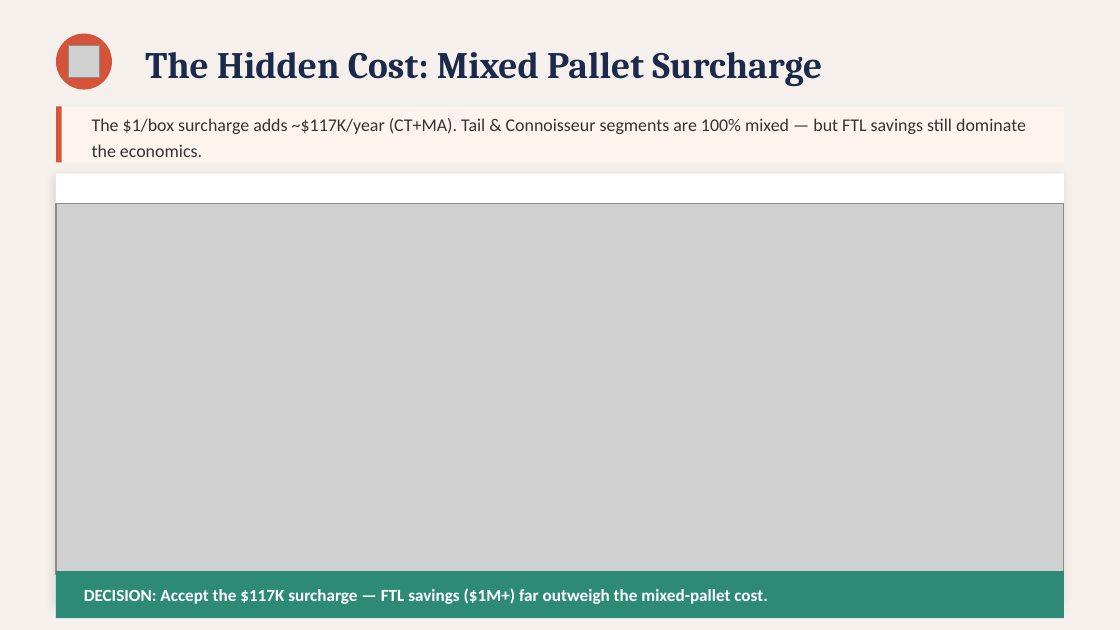
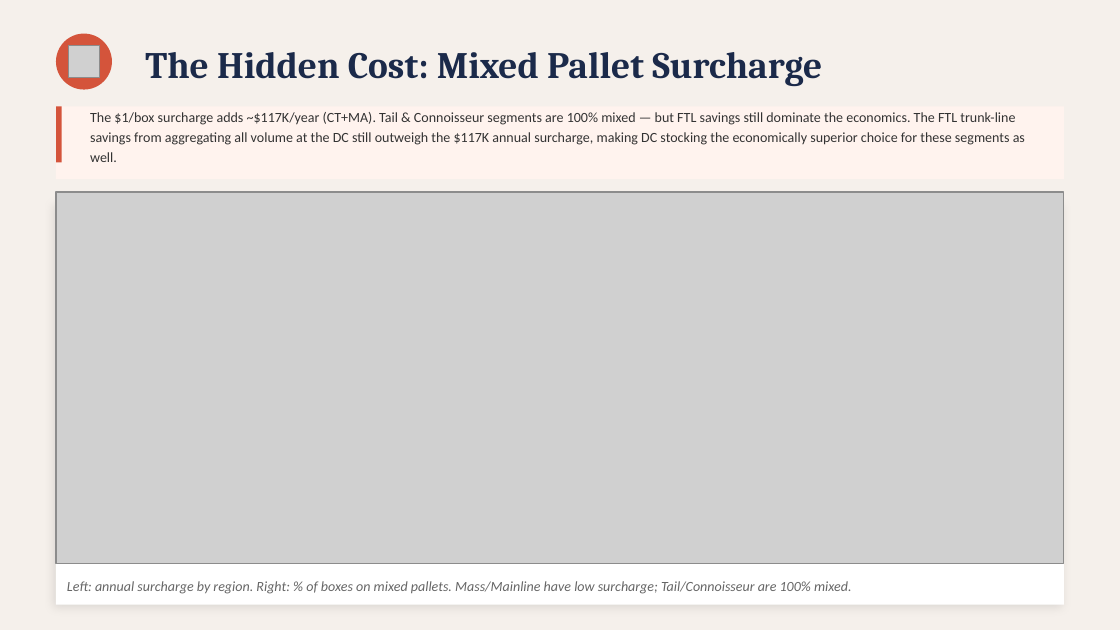
Before and after one commit to DanielRegaladoUMiami/CanDi-Supply-Chain-Design, a slide deck: slide 3 of CanDi_Supply_Chain_Presentation.pptx (slide 7 before the commit). Drawn at 1120x630 pixels with LibreOffice and Linux fonts; fonts in the diff are those of the drawing; grey boxes stand for pictures. Boxes give left, top, right and bottom in pixels: in the first picture for what was removed or moved away, otherwise in the second. Text is boxed around its words. In the diff, an @@ line names an element or a change of style, - is before the commit and + after.

```diff
--- a/CanDi_Supply_Chain_Presentation.pptx
+++ b/CanDi_Supply_Chain_Presentation.pptx
@@ rectangle: place and size @@
-rectangle at bbox=[56, 106, 1064, 162]
+rectangle at bbox=[56, 106, 1064, 179]
@@ text at bbox=[90, 112, 1025, 162]: text changed; size 11.5 to 9 pt @@
-The $1/box surcharge adds ~$117K/year (CT+MA). Tail & Connoisseur segments are 100% mixed — but FTL savings still dominate the economics.
+The $1/box surcharge adds ~$117K/year (CT+MA). Tail & Connoisseur segments are 100% mixed — but FTL savings still dominate the economics. The FTL trunk-line savings from aggregating all volume at the DC still outweigh the $117K annual surcharge, making DC stocking the economically superior choice for these segments as well.
@@ picture: place and size @@
-picture at bbox=[56, 204, 1064, 576]
+picture at bbox=[56, 192, 1064, 563]
@@ rectangle: place and size @@
-rectangle at bbox=[56, 174, 1064, 605]
+rectangle at bbox=[56, 203, 1064, 605]
@@ text "Left: annual surcharge by region. ...": place and size @@
-text "Left: annual surcharge by region. ..." at bbox=[56, 571, 1064, 618]
+text "Left: annual surcharge by region. ..." at bbox=[67, 581, 852, 594]
@@ text "Left: annual surcharge by region. ..." at bbox=[67, 581, 852, 594]: fill #2D8B75 to none @@
@@ text at bbox=[67, 581, 852, 594]: text added @@
+Left: annual surcharge by region. Right: % of boxes on mixed pallets. Mass/Mainline have low surcharge; Tail/Connoisseur are 100% mixed.
@@ text removed at bbox=[84, 588, 767, 604] @@
-DECISION: Accept the $117K surcharge — FTL savings ($1M+) far outweigh the mixed-pallet cost.
```
Also in this commit, not shown: 7 other slides changed, 1 other file.
